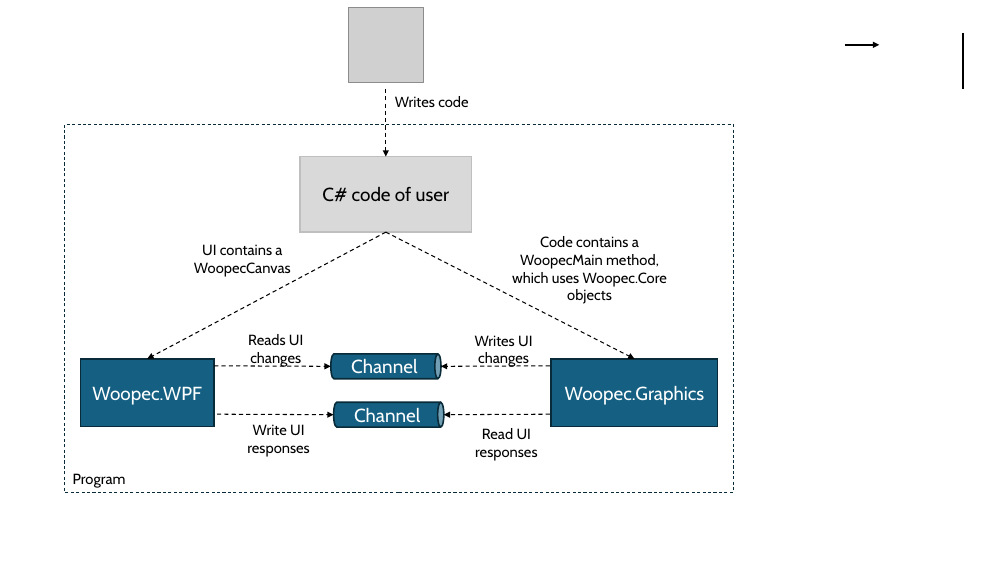
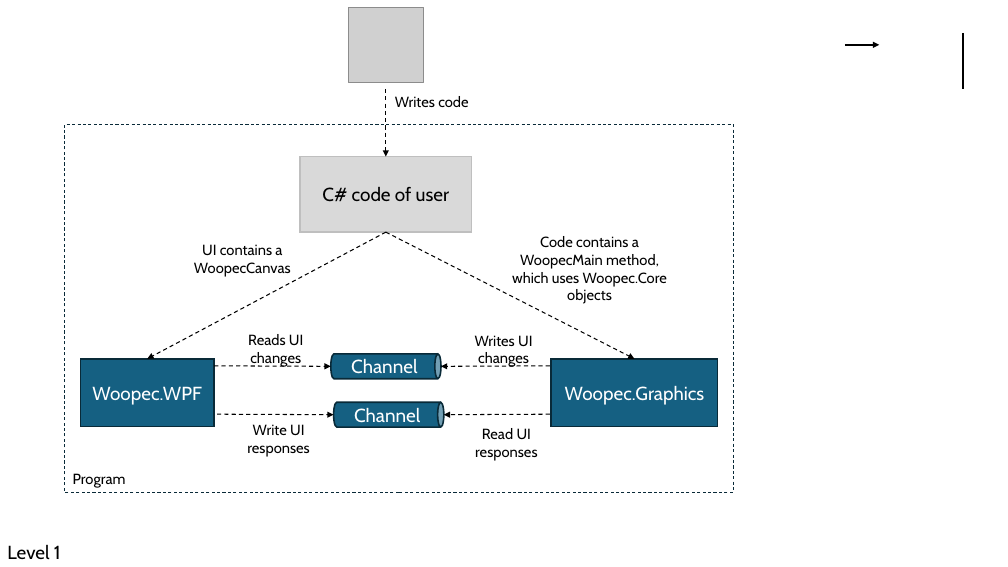
Before and after one commit to FrankFK/WoopecGraphics, a slide deck: slide 2 of InternalDocumentation/Architecture.Pictures.pptx. Drawn at 1008x567 pixels with LibreOffice and Linux fonts; fonts in the diff are those of the drawing; grey boxes stand for pictures. Boxes give left, top, right and bottom in pixels: in the first picture for what was removed or moved away, otherwise in the second. Text is boxed around its words. In the diff, an @@ line names an element or a change of style, - is before the commit and + after.

Commit message:
chore: current architecture of level 3

```diff
--- a/InternalDocumentation/Architecture.Pictures.pptx
+++ b/InternalDocumentation/Architecture.Pictures.pptx
@@ text added at bbox=[7, 545, 61, 560], 18 pt, text #000000 @@
+Level 1
```
Also in this commit, not shown: 1 other slide changed, 4 slides added.
